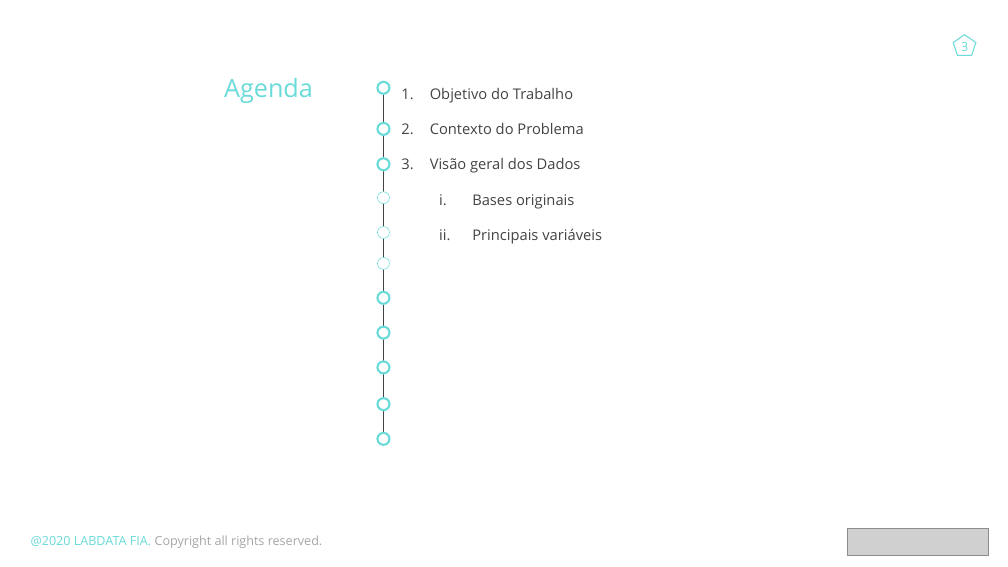
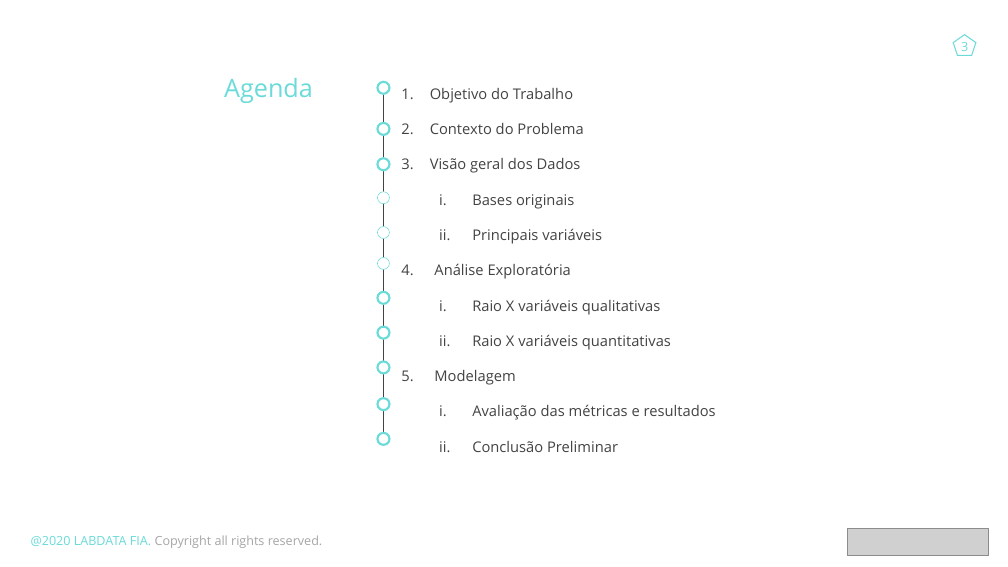
Before and after one commit to DaniloBenjamin/Credit_Card_Approval, a slide deck: slide 3 of ppt/TCC_v1.pptx. Drawn at 1008x567 pixels with LibreOffice and Linux fonts; fonts in the diff are those of the drawing; grey boxes stand for pictures. Boxes give left, top, right and bottom in pixels: in the first picture for what was removed or moved away, otherwise in the second. Text is boxed around its words. In the diff, an @@ line names an element or a change of style, - is before the commit and + after.

```diff
--- a/ppt/TCC_v1.pptx
+++ b/ppt/TCC_v1.pptx
@@ text at [434,263,716,452]: paragraphs added @@
+4. Análise Exploratória
+  i. Raio X variáveis qualitativas
+  ii. Raio X variáveis quantitativas
+5. Modelagem
+  i. Avaliação das métricas e resultados
+  ii. Conclusão Preliminar
```
Also in this commit, not shown: 1 other slide changed, 24 slides added, 1 other file.
